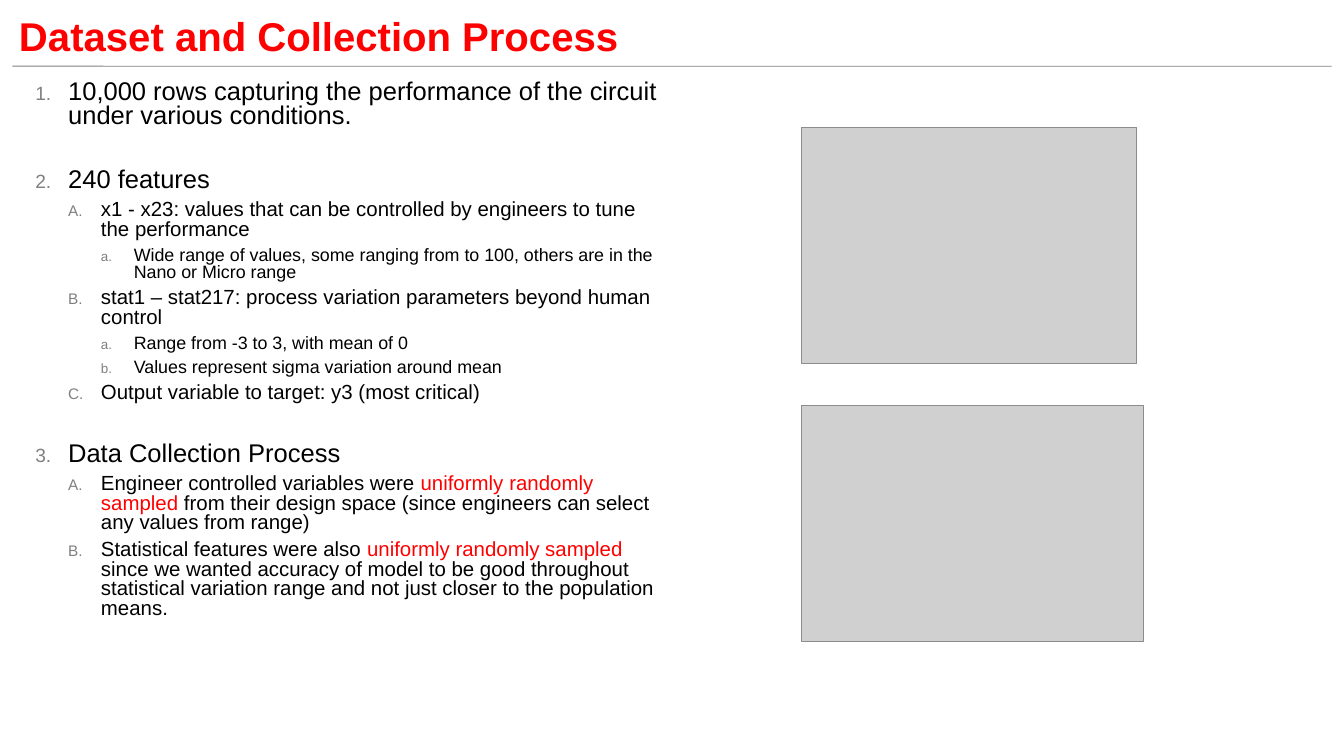
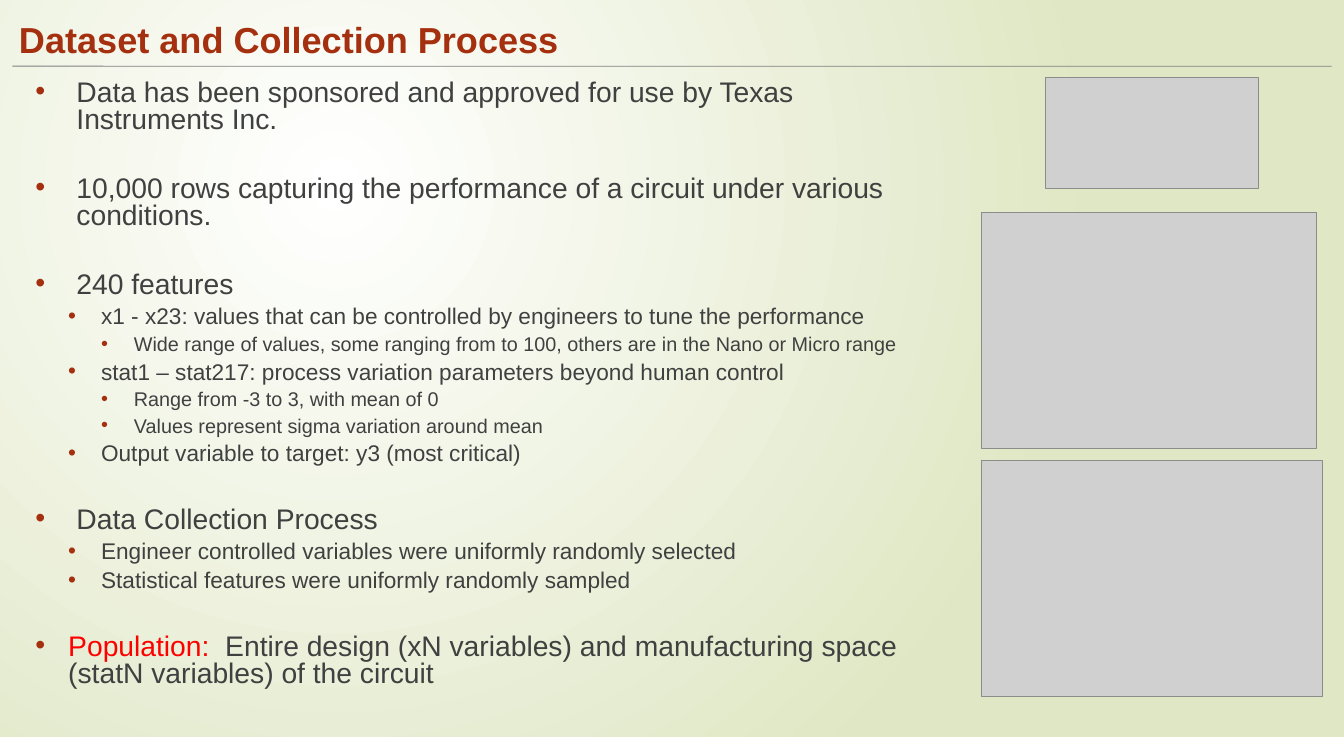
Before and after one commit to ngupta23/DS6372-PredictingPerformanceIntegratedCircuits1, a slide deck: slide 5 of Presentation/MSDS6372_Project1_Presentation.pptx. Drawn at 1344x737 pixels with LibreOffice and Linux fonts; fonts in the diff are those of the drawing; grey boxes stand for pictures. Boxes give left, top, right and bottom in pixels: in the first picture for what was removed or moved away, otherwise in the second. Text is boxed around its words. In the diff, an @@ line names an element or a change of style, - is before the commit and + after.

```diff
--- a/Presentation/MSDS6372_Project1_Presentation.pptx
+++ b/Presentation/MSDS6372_Project1_Presentation.pptx
@@ background #FFFFFF to gradient #FFFFFF to #DFE8C4 @@
@@ title "Dataset and Collection Process" at [19, 26, 558, 54]: size 44 to 39.6 pt, text colour #FF0000 to #A53010; line spacing 0.85 to 1 @@
@@ text at [76, 81, 883, 226]: text changed; size 28 to 31 pt; text colour #000000 to #404040 @@
-1. 10,000 rows capturing the performance of the circuit under various conditions.
+• Data has been sponsored and approved for use by Texas Instruments Inc.
+• 10,000 rows capturing the performance of a circuit under various conditions.
@@ picture added at [1045, 77, 1259, 188] @@
@@ picture: place and size @@
-picture at [802, 127, 1137, 363]
+picture at [982, 212, 1316, 448]
@@ text at [76, 273, 897, 530]: size 28 to 31 pt in "240 features", "Data Collection Process"; text colour #000000 to #404040 in "240 features", "x1 - x23: values that can be ...", "Wide range of values, some ranging from ...", "stat1 – stat217: process variation parameters beyond ..." and 4 more places; size 22.4 to 24.8 pt in "x1 - x23: values that can be ...", "stat1 – stat217: process variation parameters beyond ...", "Output variable to target: y3 (most critical)"; size 19.6 to 21.7 pt in "Wide range of values, some ranging from ...", "Range from -3 to 3, with mean ...", "Values represent sigma variation around mean"; bullet 1. to •; bullet colour #808080 to #A53010; bullet A. to •; bullet a. to • @@
@@ picture: place and size @@
-picture at [802, 405, 1143, 641]
+picture at [982, 460, 1323, 697]
@@ text at [68, 542, 897, 689]: text changed; size 22.4 to 24.8 pt; text colour #000000 to #404040 @@
-  A. Engineer controlled variables were uniformly randomly sampled from their design space (since engineers can select any values from range)
-  B. Statistical features were also uniformly randomly sampled since we wanted accuracy of model to be good throughout statistical variation range and not just closer to the population means.
+  • Engineer controlled variables were uniformly randomly selected
+  • Statistical features were uniformly randomly sampled
+• Population: Entire design (xN variables) and manufacturing space (statN variables) of the circuit
```
Also in this commit, not shown: 20 other slides changed, 25 other files.
